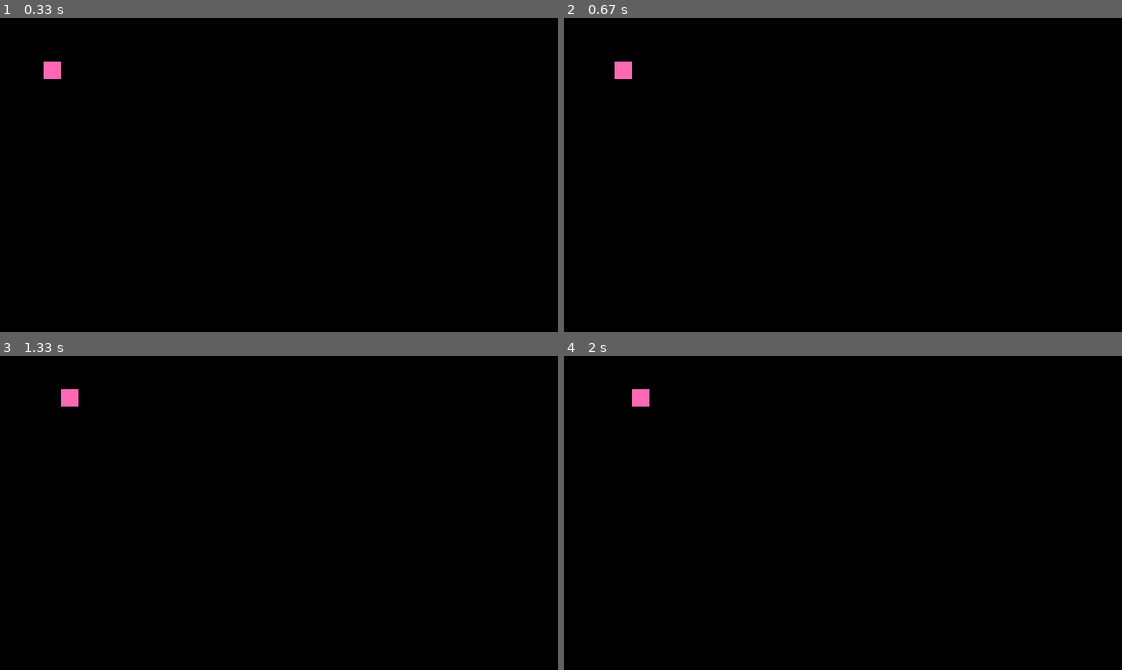
Above: before the commit, frames 1-4 (two rows, left to right).
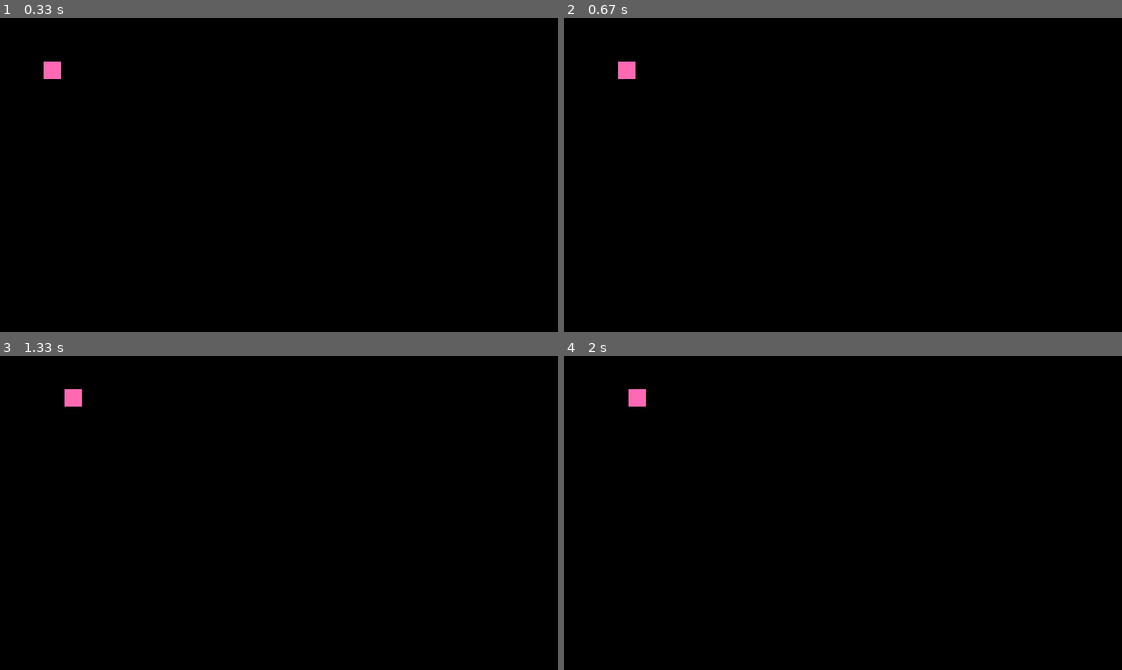
Above: after the commit, the same moments.

Repository: mkennely/learning_pygame
Game: pygame game, started from first_game.py
Same seed, same stepped clock (60 frames per second), same inputs: the game is played once before the commit and once after it.
Inputs:
- Up to frame 1 (0.33 s): no input
- Up to frame 2 (0.67 s): hold Right from 0.33 s (still down)
- Up to frame 3 (1.33 s): release Right at 0.8 s; hold Up 0.83-1.13 s; hold Right from 1.17 s (still down)
- Up to frame 4 (2 s): release Right at 1.63 s; hold Left from 1.67 s (still down)

Frame 1 is identical in both runs. In frame 2, less than 0.1% of the frame differs, in the area x 9-13%, y 13-20%; in frame 3, less than 0.1%; in frame 4, less than 0.1%.

Commit message:
Prevent character model from moving off screen

Diff:
--- a/first_game.py
+++ b/first_game.py
@@ -16,7 +16,7 @@
 height = 20
 speed = 4
 character_colour = (255, 105, 180)
-character_dimensions = (x, y, width, height)
+character_dimensions = [x, y, width, height]
 
 # window/view port info. Screen_fill is colour used to redraw the screen after movement
 window_width = monitor_resolution[0] // 2
@@ -36,7 +36,6 @@
     pg.time.delay(100)
 
     # character coordinates are stored in the top left of the character
-    character_dimensions = (x, y, width, height)
 
     for event in pg.event.get():
         if event.type == pg.QUIT:
@@ -45,16 +44,17 @@
     key_inputs = pg.key.get_pressed()
 
     # print(key_inputs)
-    if key_inputs[pg.K_LEFT]:
-        x -= speed
-        print("Helo")
-        print(x)
-    if key_inputs[pg.K_RIGHT]:
-        x += speed
-    if key_inputs[pg.K_UP]:
-        y -= speed
-    if key_inputs[pg.K_DOWN]:
-        y += speed
+    if key_inputs[pg.K_LEFT] and character_dimensions[0] > speed:
+        character_dimensions[0] -= speed
+
+    if key_inputs[pg.K_RIGHT] and character_dimensions[0] < window_width - character_dimensions[2] - speed:
+        character_dimensions[0] += speed
+
+    if key_inputs[pg.K_UP] and character_dimensions[1] > speed:
+        character_dimensions[1] -= speed
+
+    if key_inputs[pg.K_DOWN] and character_dimensions[1] < window_height - character_dimensions[3] - speed:
+        character_dimensions[1] += speed
 
     game_window.fill(screen_fill)
     pg.draw.rect(game_window, character_colour, character_dimensions)
